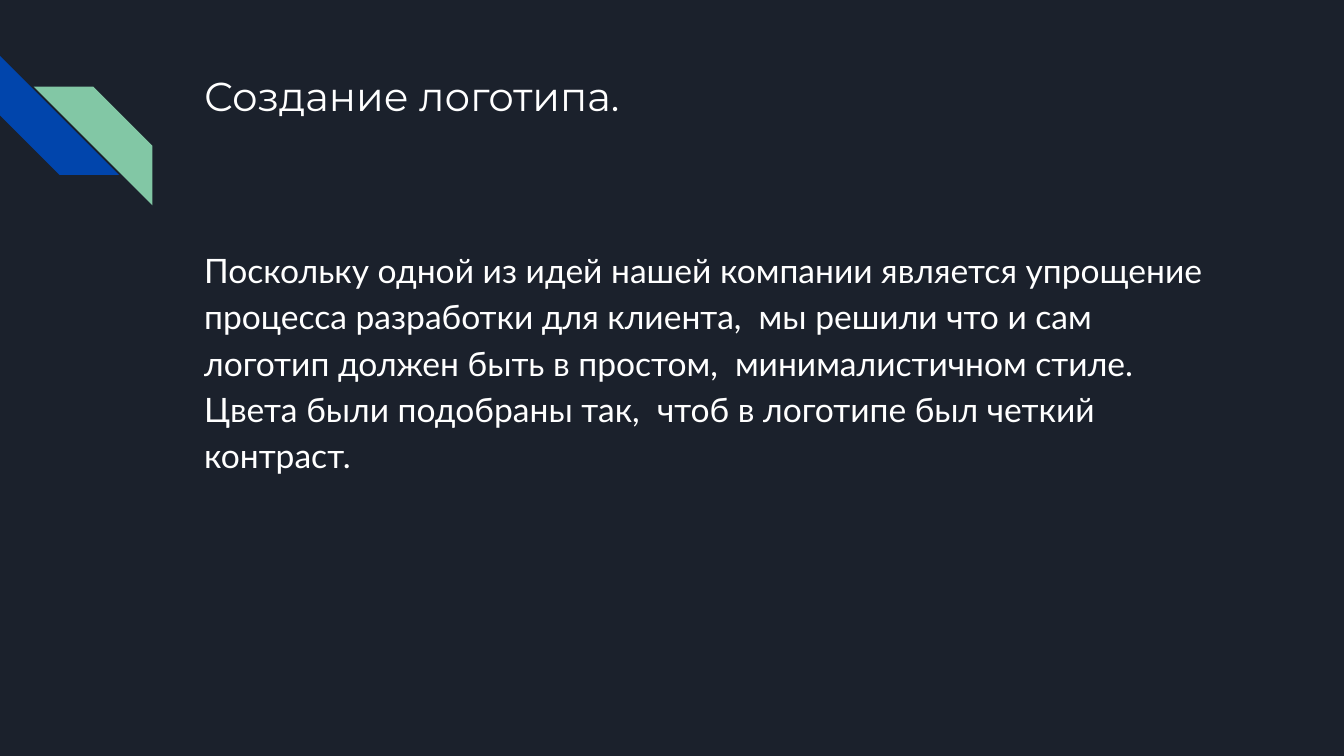
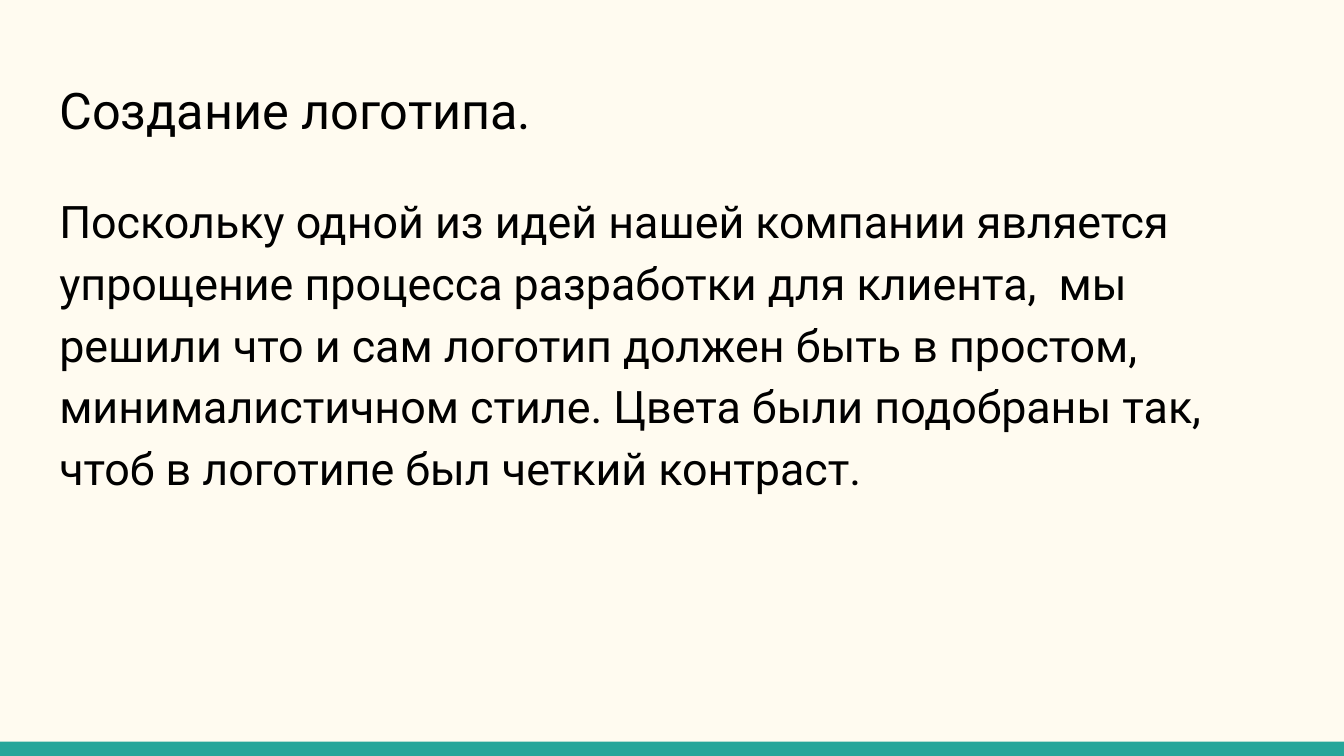
Before and after one commit to MakinFantasy/ww, a slide deck: slide 2 of 1. Логотип компании.pptx. Drawn at 1344x756 pixels with LibreOffice and Linux fonts; fonts in the diff are those of the drawing. Boxes give left, top, right and bottom in pixels: in the first picture for what was removed or moved away, otherwise in the second. Text is boxed around its words. In the diff, an @@ line names an element or a change of style, - is before the commit and + after.

```diff
--- a/1. Логотип компании.pptx
+++ b/1. Логотип компании.pptx
@@ background #1B212C to #FFFBF0 @@
@@ diag stripe removed at box(0, 56, 118, 175) @@
@@ diag stripe removed at box(34, 86, 152, 204) @@
@@ title "Создание логотипа.": place and size @@
-title "Создание логотипа." at box(204, 82, 619, 116)
+title "Создание логотипа." at box(59, 92, 531, 137)
@@ title "Создание логотипа." at box(59, 92, 531, 137): size 21.6 to 27 pt, font Montserrat to Roboto, text colour #FFFFFF to #000000 @@
@@ text "Поскольку одной из идей нашей ...": place and size @@
-text "Поскольку одной из идей нашей ..." at box(204, 259, 1203, 474)
+text "Поскольку одной из идей нашей ..." at box(59, 205, 1201, 494)
@@ text "Поскольку одной из идей нашей ..." at box(59, 205, 1201, 494): size 18 to 24 pt, font Lato to Roboto, text colour #FFFFFF to #000000 @@
@@ rectangle added at box(0, 742, 1344, 756), fill #26A69A @@
```
Also in this commit, not shown: 3 other slides changed, 1 other file.
